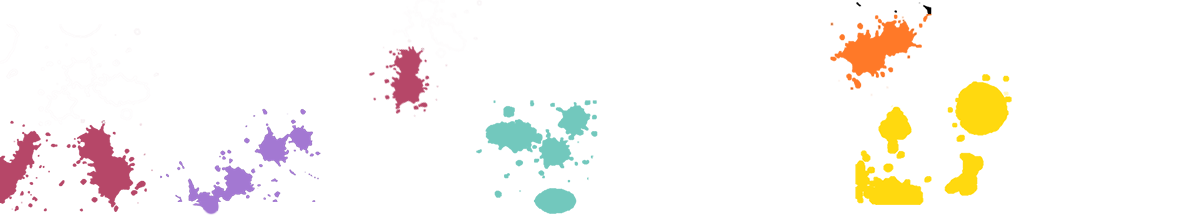
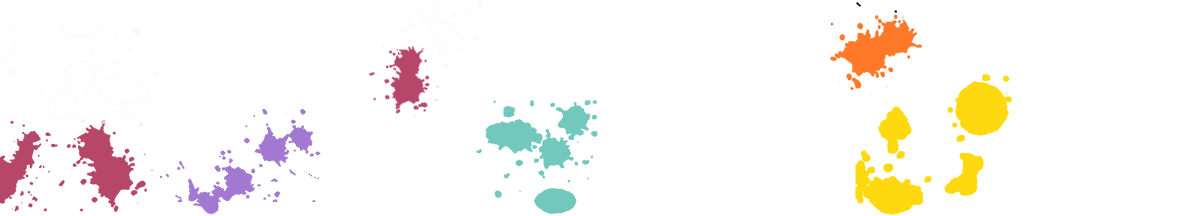
Layered file, before and after one edit (1200x216). Changes by layer:
painted on "Layer 7" over (867, 185, 918, 215)
painted on "Layer 15" over (918, 2, 932, 28)
